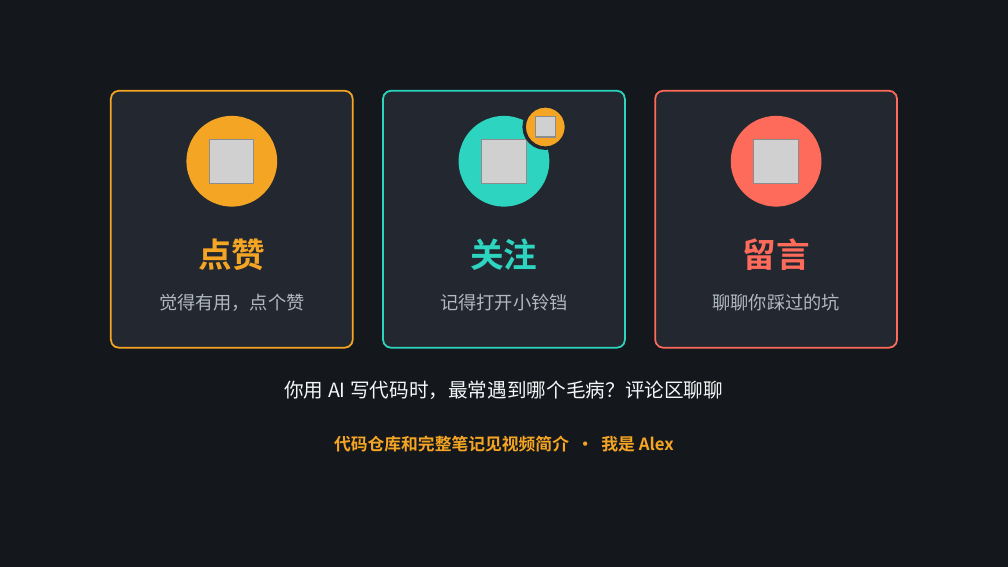
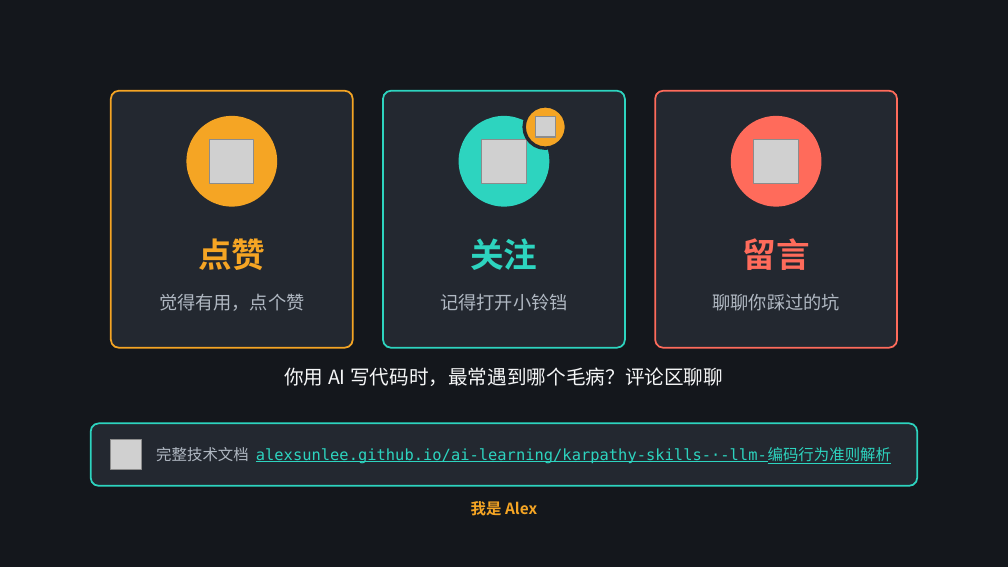
Before and after one commit to alexsunlee/alexsunlee.github.io, a slide deck: slide 19 of content/AI Learning/Karpathy-Skills · LLM 编码行为准则解析.pptx. Drawn at 1008x567 pixels with LibreOffice and Linux fonts; fonts in the diff are those of the drawing; grey boxes stand for pictures. Boxes give left, top, right and bottom in pixels: in the first picture for what was removed or moved away, otherwise in the second. Text is boxed around its words. In the diff, an @@ line names an element or a change of style, - is before the commit and + after.

```diff
--- a/content/AI Learning/Karpathy-Skills · LLM 编码行为准则解析.pptx
+++ b/content/AI Learning/Karpathy-Skills · LLM 编码行为准则解析.pptx
@@ text "你用 AI 写代码时，最常遇到哪个毛病？评论区聊聊": place and size @@
-text "你用 AI 写代码时，最常遇到哪个毛病？评论区聊聊" at (284, 380, 723, 399)
+text "你用 AI 写代码时，最常遇到哪个毛病？评论区聊聊" at (284, 367, 723, 386)
@@ rounded rectangle: place and size @@
-rounded rectangle at (334, 435, 674, 452)
+rounded rectangle at (91, 423, 917, 486)
@@ rounded rectangle at (91, 423, 917, 486): fill none to #232830; outline none to #2DD4BF 1.25 pt @@
@@ picture added at (111, 439, 141, 470) @@
@@ text added at (156, 447, 891, 464), 11 pt, text #2DD4BF, underline @@
+完整技术文档 alexsunlee.github.io/ai-learning/karpathy-skills-·-llm-编码行为准则解析
@@ text in rounded rectangle at (334, 435, 674, 452): text removed @@
-代码仓库和完整笔记见视频简介 · 我是 Alex
@@ text added at (471, 501, 537, 516), 11 pt, text #F5A524, bold @@
+我是 Alex
```
Also in this commit, not shown: 1 other file.
